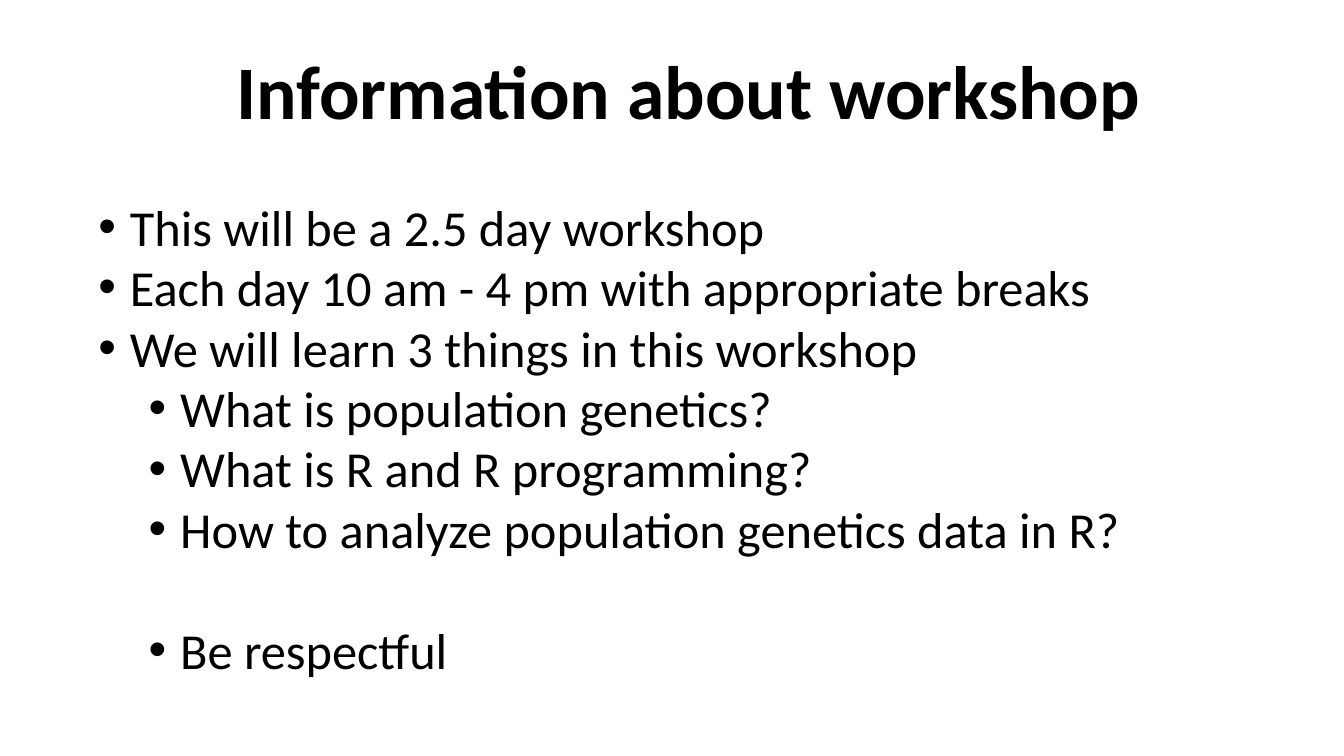
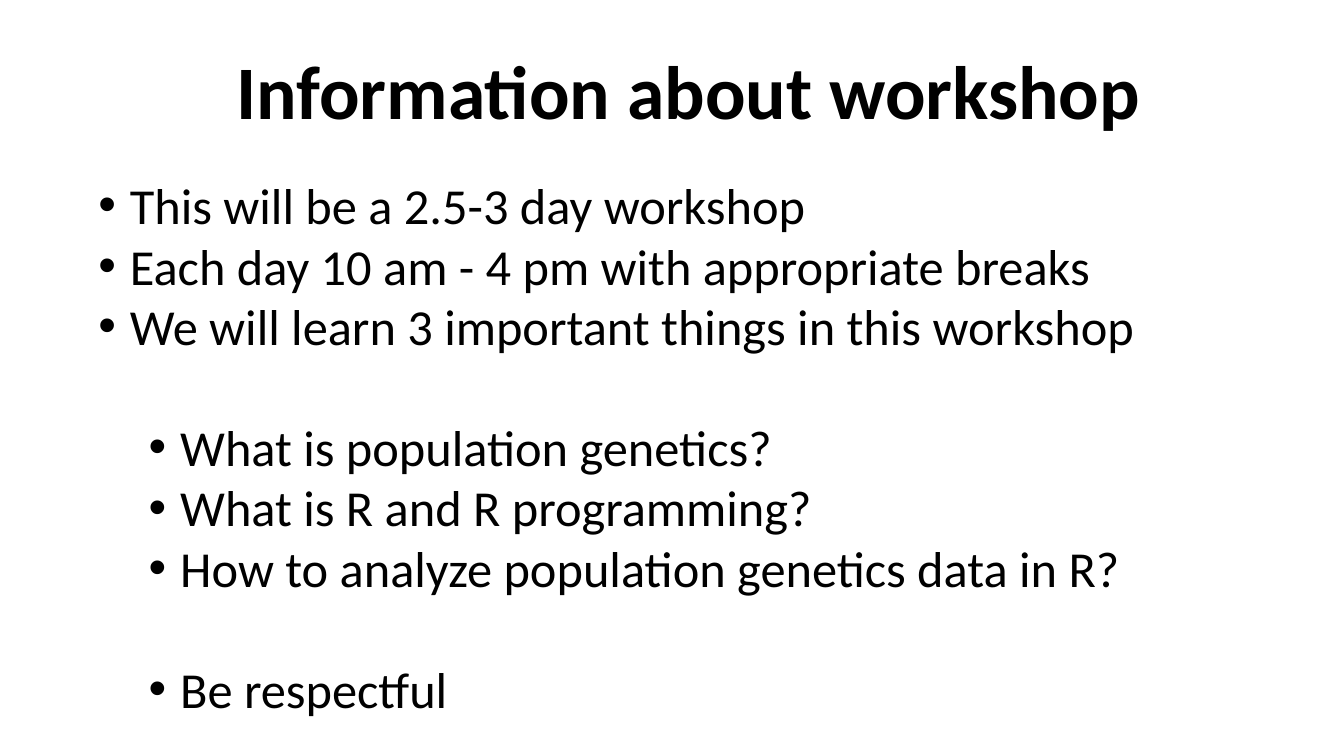
Before and after one commit to shankarkshakya/geppopgen, a slide deck: slide 5 of New Microsoft PowerPoint Presentation.pptx. Drawn at 1344x756 pixels with LibreOffice and Linux fonts; fonts in the diff are those of the drawing. Boxes give left, top, right and bottom in pixels: in the first picture for what was removed or moved away, otherwise in the second. Text is boxed around its words. In the diff, an @@ line names an element or a change of style, - is before the commit and + after.

```diff
--- a/New Microsoft PowerPoint Presentation.pptx
+++ b/New Microsoft PowerPoint Presentation.pptx
@@ text "This will be a 2.5-3 ..." moved from (x1=130, y1=211, x2=1120, y2=677) to (x1=130, y1=189, x2=1134, y2=716) @@
@@ text at (x1=130, y1=189, x2=805, y2=232): text changed @@
-• This will be a 2.5 day workshop
+• This will be a 2.5-3 day workshop
@@ text at (x1=130, y1=310, x2=1134, y2=354): text changed @@
-• We will learn 3 things in this workshop
+• We will learn 3 important things in this workshop
```
Also in this commit, not shown: 5 other slides changed, 8 slides added, 3 slides removed, 16 other files.
